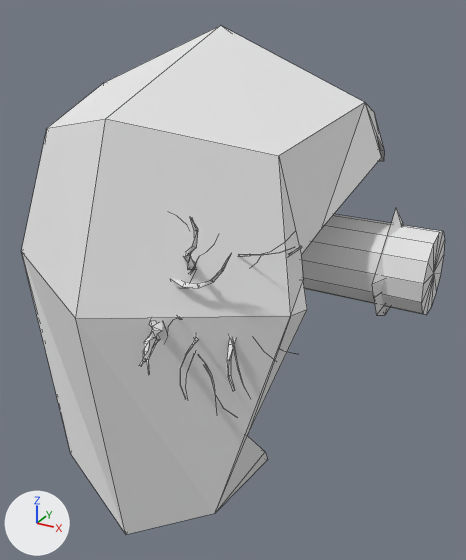
One commit to the OBJ model Assets/Models/Head/Face/head_0011.obj: the scene before it, then after it.
Before and after are seen from a camera (50 mm lens) standing at (0.49, -0.855, 0.348) and looking at (0.034, -0.025, -0.066). Lighting does not change. The marker at lower left points along +X, +Y and +Z. Mesh edges are drawn as thin lines. Where no turn or scale is listed for an object, it has been applied to the vertices. Vertices at the same position are counted once.

The older version as bpy lines, for what is in view:
```python
me_head_0011 = bpy.data.meshes.new('head_0011')
me_head_0011.from_pydata(...)  # 627 vertices, 688 faces; spans x -0.337..0.337, y -0.4..0.342, z -0.383..0.311
me_head_0011.materials.append(mat_mat)  # white #e7e7e7
ob_head_0011 = bpy.data.objects.new('head_0011', me_head_0011)
ob_head_0011.location = (0.0, 0.0, 0.0)
```
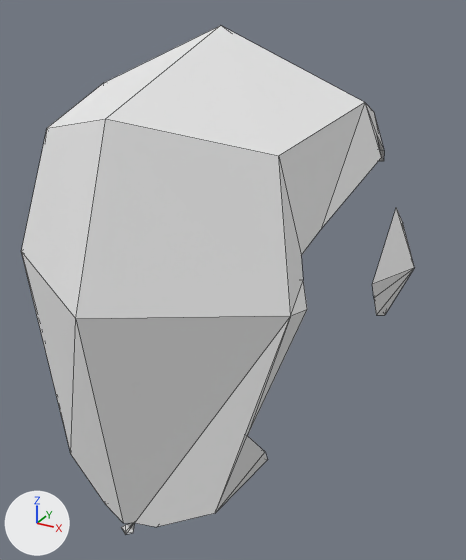
What differs and where, as boxes (x1, y1, x2, y2) in the pictures (466 x 560 px):
```json
{"object": "head_0011", "change": "reshaped", "before": [21, 26, 445, 534], "after": [21, 26, 414, 534], "on screen": "7% narrower"}
{"part": 1, "of": "me_head_0011", "change": "deleted", "before": [139, 217, 302, 416]}
{"part": 2, "of": "me_head_0011", "change": "deleted", "before": [301, 214, 445, 315]}
{"part": 3, "of": "me_head_0011", "change": "built on", "before": [21, 252, 291, 534], "after": [21, 252, 291, 534]}
```

The change, as JSON lines over the scene's bpy script:
```json
{"block": "me_head_0011", "where": "# used by ob_head_0011; location = (0.0, 0.0, 0.0)"}
{"op": "remove", "block": "me_head_0011", "code": "me_head_0011.from_pydata(...)  # 627 vertices, 688 faces; spans x -0.337..0.337, y -0.4..0.342, z -0.383..0.311"}
{"op": "add", "block": "me_head_0011", "code": "me_head_0011.from_pydata(...)  # 94 vertices, 127 faces; spans x -0.31..0.31, y -0.348..0.342, z -0.383..0.311"}
{"block": "me_head_0011", "change": "me_head_0011 part 1: the loose piece of 485 vertices spanning x 0.013..0.23, y -0.4..-0.179, z -0.113..0.137 is deleted"}
{"block": "me_head_0011", "change": "me_head_0011 part 2: the loose piece of 28 vertices spanning x -0.337..0.337, y -0.059..0.059, z -0.06..0.058 is deleted"}
{"block": "me_head_0011", "change": "me_head_0011 part 3"}
{"block": "me_head_0011", "change": "5 vertices are removed from x 0.092..0.236, y -0.391..-0.251, z -0.05..0.134"}
{"block": "me_head_0011", "change": "5 faces are deleted"}
{"block": "me_head_0011", "change": "13 vertices are added at x -0.048..0.055, y -0.297..-0.194, z -0.377..0.0"}
{"block": "me_head_0011", "change": "21 new faces join them"}
```
